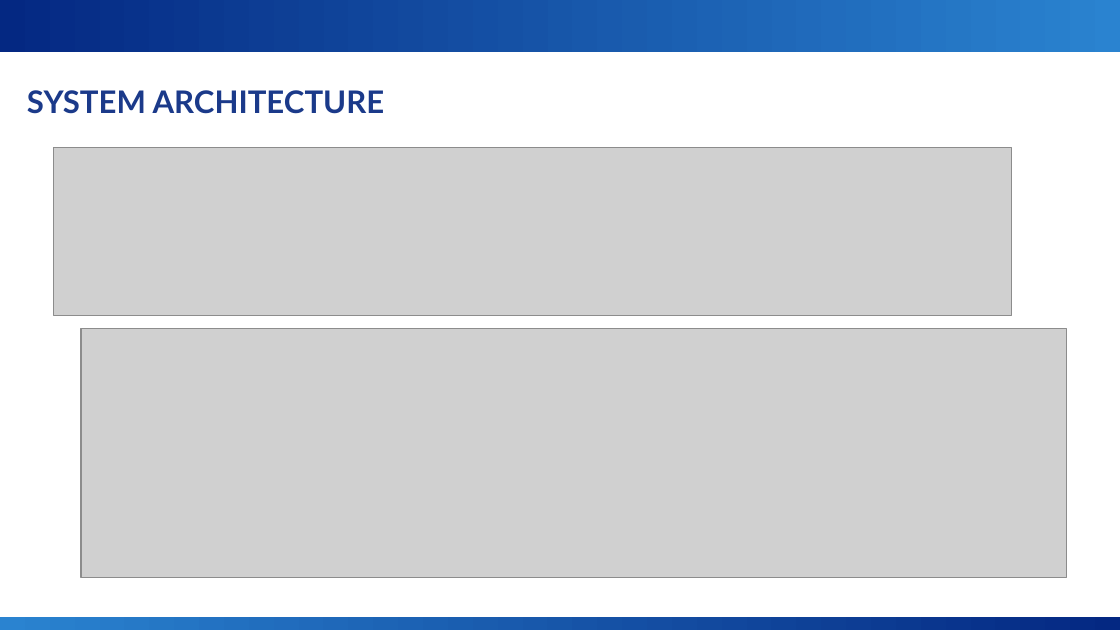
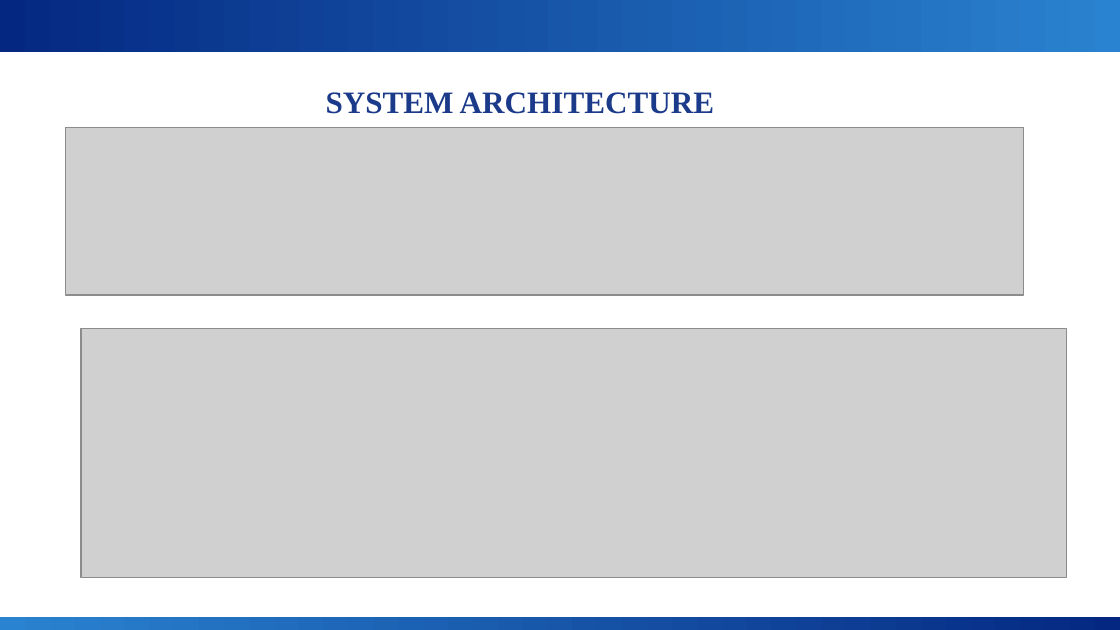
Before and after one commit to drkarpagambigaik-coder/AICW-Karpagambigai, a slide deck: slide 21 of Project -PPT.pptx (slide 8 before the commit). Drawn at 1120x630 pixels with LibreOffice and Linux fonts; fonts in the diff are those of the drawing; grey boxes stand for pictures; background and template pictures are left out. Boxes give left, top, right and bottom in pixels: in the first picture for what was removed or moved away, otherwise in the second. Text is boxed around its words. In the diff, an @@ line names an element or a change of style, - is before the commit and + after.

```diff
--- a/Project -PPT.pptx
+++ b/Project -PPT.pptx
@@ text "SYSTEM ARCHITECTURE" at (x1=326, y1=92, x2=714, y2=114): font Lato to Times New Roman; alignment left to centre @@
@@ picture moved from (x1=54, y1=148, x2=1012, y2=315) to (x1=66, y1=128, x2=1025, y2=295) @@
```
Also in this commit, not shown: 14 other slides changed, 22 slides added, 2 slides removed.
